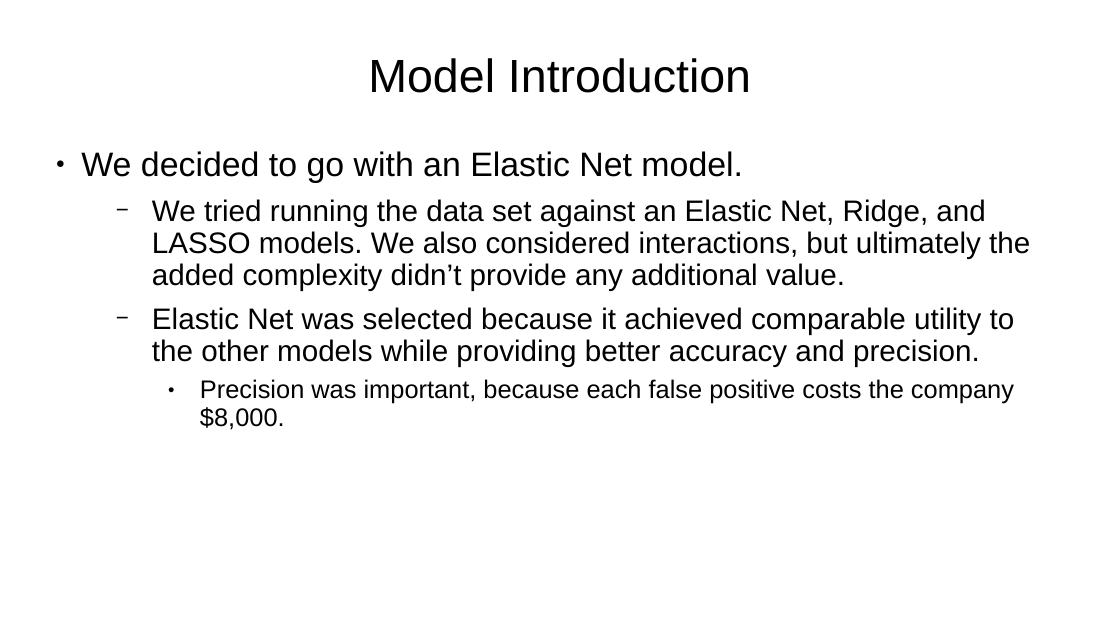
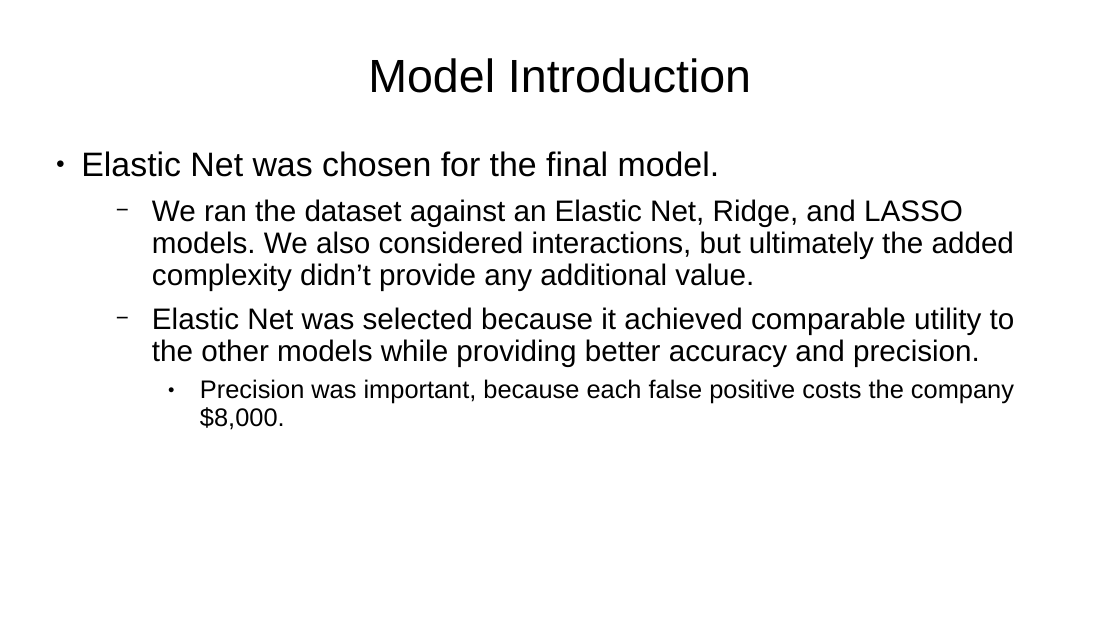
Before and after one commit to sbowler/project-one, a slide deck: slide 12 of presentations/project2_presentation.pptx. Drawn at 1120x630 pixels with LibreOffice and Linux fonts; fonts in the diff are those of the drawing; background and template pictures are left out. Boxes give left, top, right and bottom in pixels: in the first picture for what was removed or moved away, otherwise in the second. Text is boxed around its words. In the diff, an @@ line names an element or a change of style, - is before the commit and + after.

```diff
--- a/presentations/project2_presentation.pptx
+++ b/presentations/project2_presentation.pptx
@@ text at (81, 151, 1014, 291): text changed @@
-● We decided to go with an Elastic Net model.
-  − We tried running the data set against an Elastic Net, Ridge, and LASSO models. We also considered interactions, but ultimately the added complexity didn’t provide any additional value.
+● Elastic Net was chosen for the final model.
+  − We ran the dataset against an Elastic Net, Ridge, and LASSO models. We also considered interactions, but ultimately the added complexity didn’t provide any additional value.
```
Also in this commit, not shown: 9 other slides changed, 2 slides removed, 2 other files.
